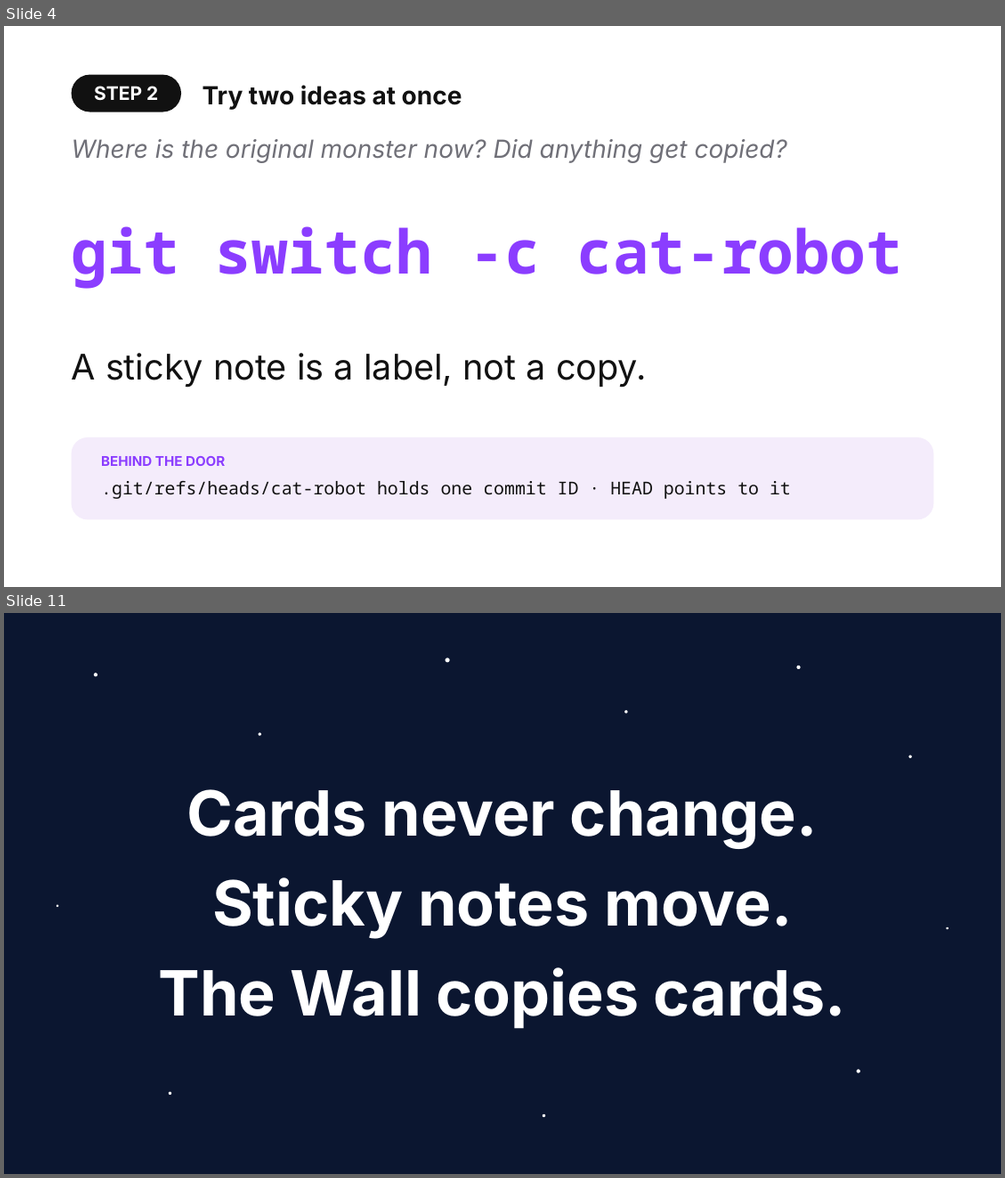
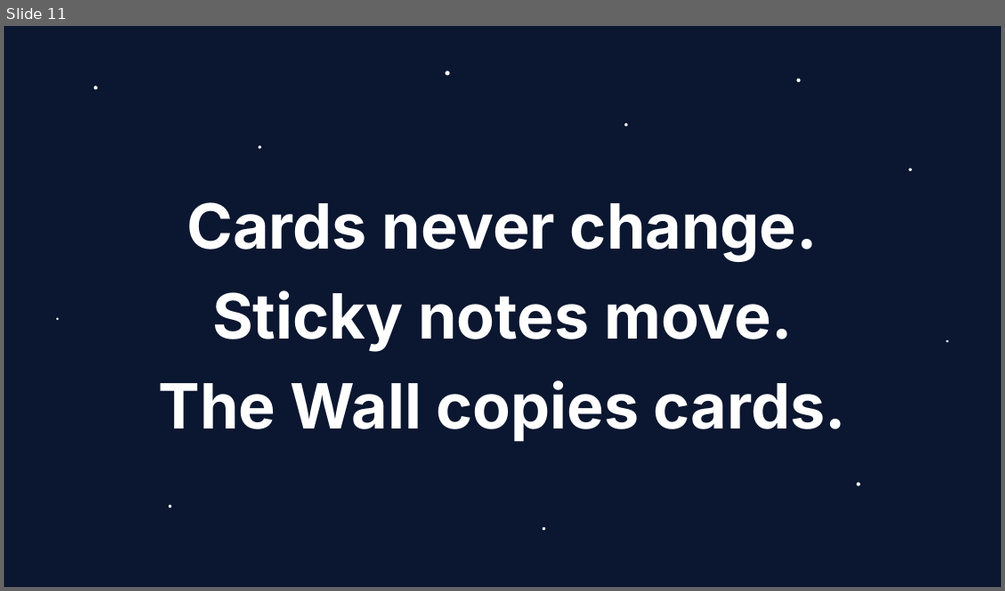
Before and after one commit to shubham3-ucb/cs294-pl, a slide deck: slides/tuesday_app.pptx. Shown one above the other, each under a label of ours: slides 4 and 11 before the commit, slide 11 after it; the slides between them are not shown. The pictures are 1005x1178 and 1005x591 pixels, drawn with LibreOffice and Linux fonts; fonts in the diff are those of the drawing. Boxes give left, top, right and bottom in pixels: in the first picture for what was removed or moved away, otherwise in the second. Text is boxed around its words. In the diff, an @@ line names an element or a change of style, - is before the commit and + after.

```diff
--- a/slides/tuesday_app.pptx
+++ b/slides/tuesday_app.pptx
@@ slide 4 removed at box(4, 26, 1001, 587), background #FFFFFF @@
@@ rounded rectangle removed at box(72, 75, 181, 112) @@
-STEP 2
@@ text removed at box(202, 85, 462, 110) @@
-Try two ideas at once
@@ text removed at box(72, 139, 787, 163) @@
-Where is the original monster now? Did anything get copied?
@@ text removed at box(72, 226, 902, 289) @@
-git switch -c cat-robot
@@ text removed at box(72, 353, 647, 387) @@
-A sticky note is a label, not a copy.
@@ rounded rectangle removed at box(72, 437, 933, 520) @@
@@ text removed at box(101, 456, 225, 466) @@
-BEHIND THE DOOR
@@ text removed at box(101, 481, 791, 499) @@
-.git/refs/heads/cat-robot holds one commit ID · HEAD points to it
```
Also in this commit, not shown: 3 slides changed, 7 slides added, 6 other slides removed, 50 other files.
